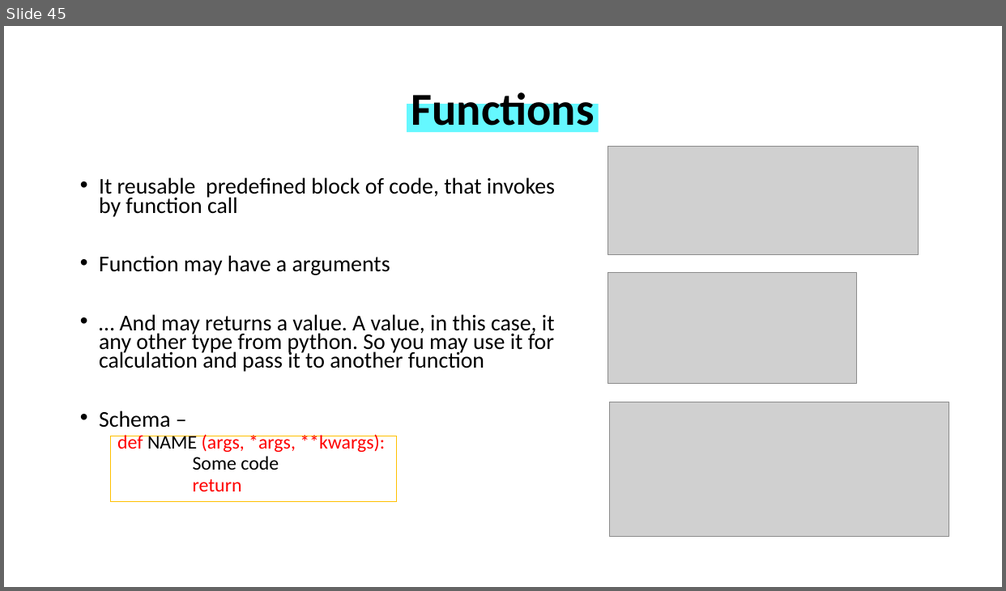
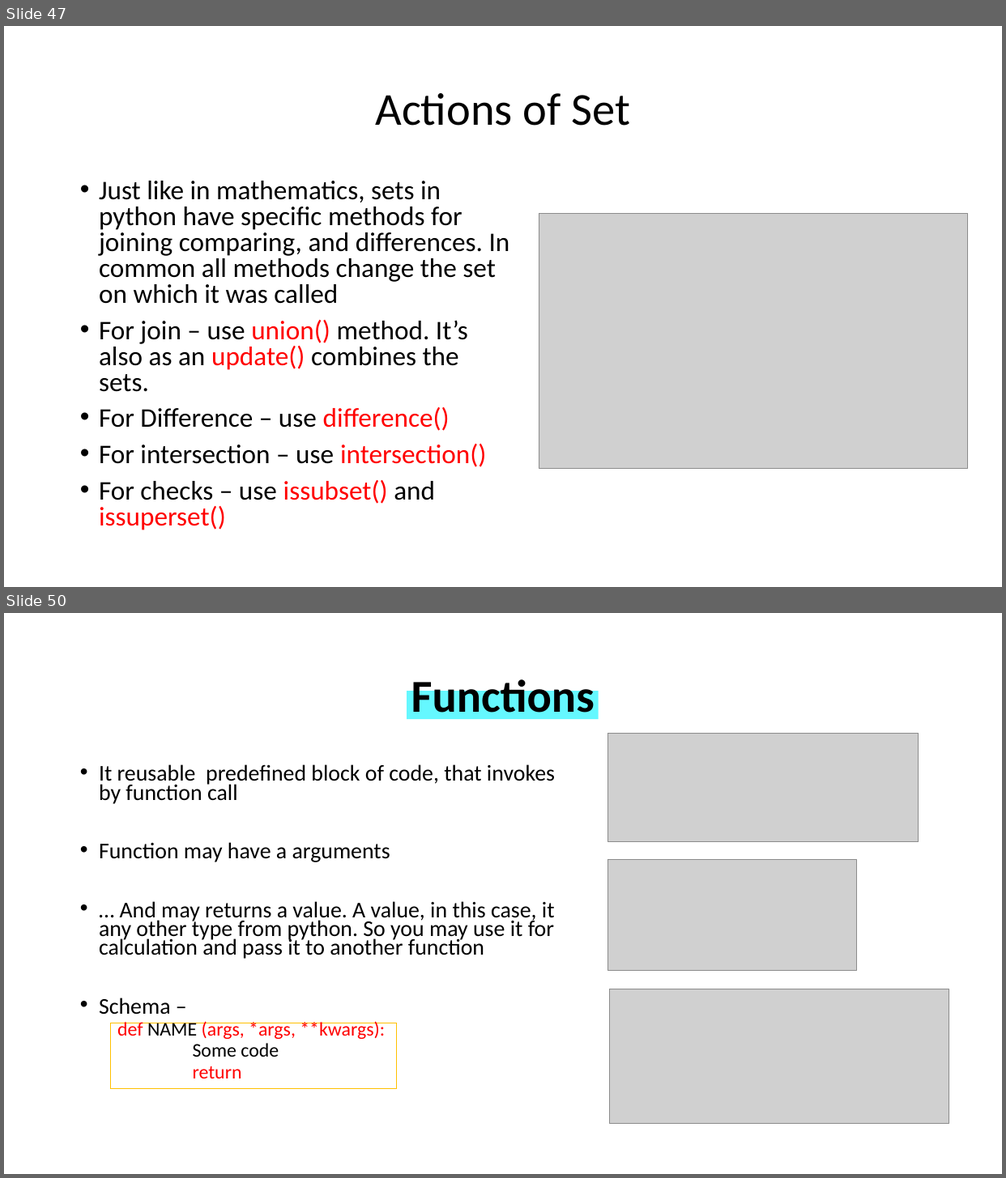
Before and after one commit to WonderLuc/brother-bootcamp, a slide deck: python 101/python_101.pptx. Shown one above the other, each under a label of ours: slide 45 before the commit, slides 47 and 50 after it; the slides between them are not shown. The pictures are 1006x591 and 1006x1178 pixels, drawn with LibreOffice and Linux fonts; fonts in the diff are those of the drawing; grey boxes stand for pictures; background and template pictures are left out. Boxes give left, top, right and bottom in pixels: in the first picture for what was removed or moved away, otherwise in the second. Text is boxed around its words. In the diff, an @@ line names an element or a change of style, - is before the commit and + after.

```diff
--- a/python 101/python_101.pptx
+++ b/python 101/python_101.pptx
@@ slide 47 added at (4,26,1002,587), background picture (left out) @@
@@ title added at (375,93,630,126), 44 pt, text #000000 @@
+Actions of Set
@@ text added at (99,181,510,531), 25.9 pt, text #000000 @@
+• Just like in mathematics, sets in python have specific methods for joining comparing, and differences. In common all methods change the set on which it was called
+• For join – use union() method. It’s also as an update() combines the sets.
+• For Difference – use difference()
+• For intersection – use intersection()
+• For checks – use issubset() and issuperset()
@@ picture added at (539,213,967,468) @@
@@ what was slide 45 is now slide 50 @@
```
Also in this commit, not shown: 1 slide changed, 4 other slides added, 2 other files.
